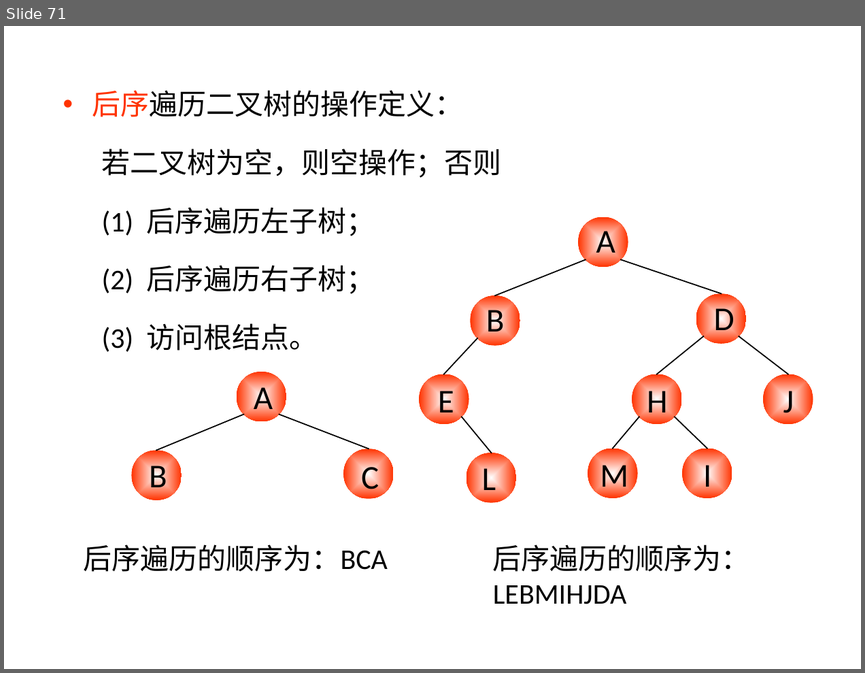
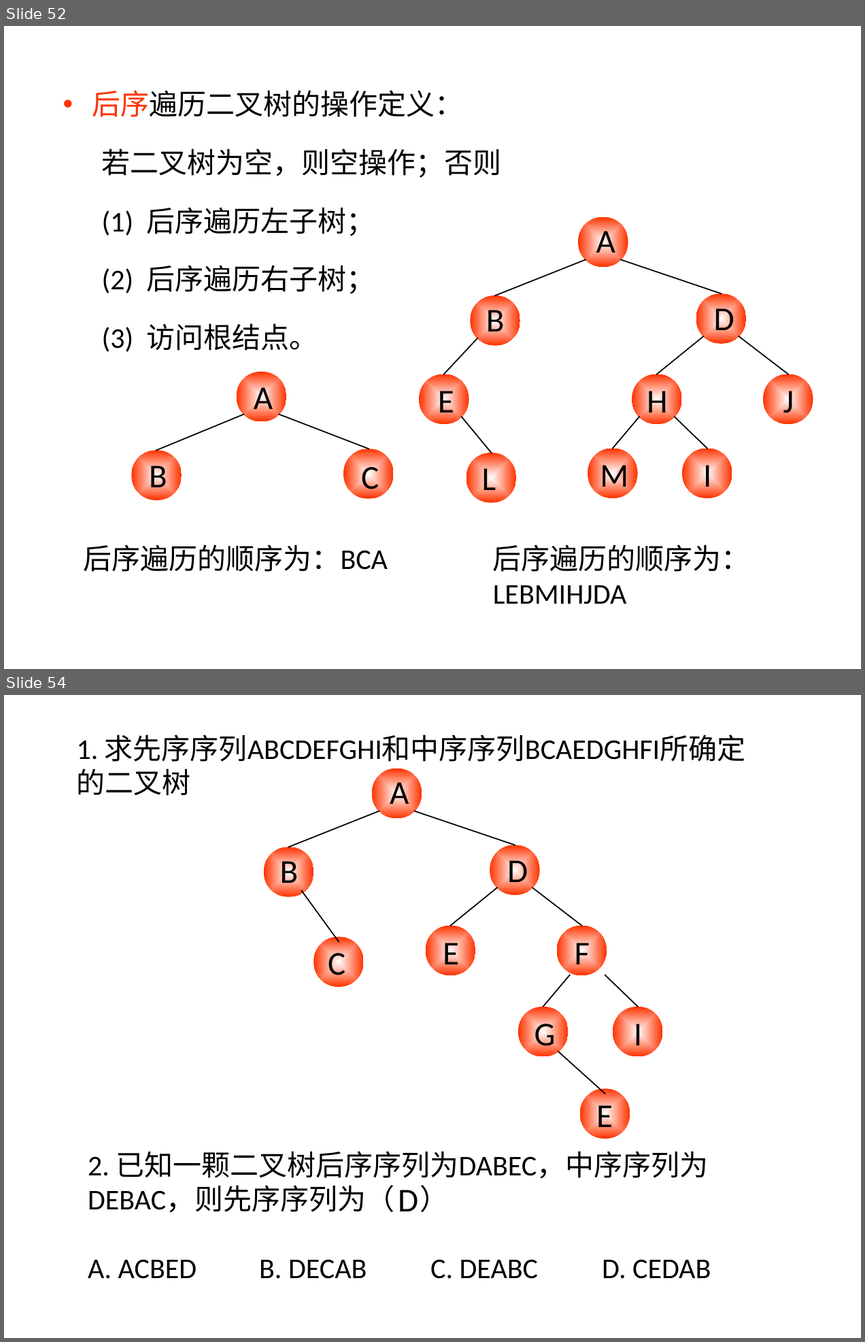
Before and after one commit to Gempittance/Data_Structur_Build, a slide deck: 数据结构PPT/ds6.pptx. Shown one above the other, each under a label of ours: slide 71 before the commit, slides 52 and 54 after it; the slides between them are not shown. The pictures are 865x673 and 865x1342 pixels, drawn with LibreOffice and Linux fonts; fonts in the diff are those of the drawing. Boxes give left, top, right and bottom in pixels: in the first picture for what was removed or moved away, otherwise in the second. Text is boxed around its words. In the diff, an @@ line names an element or a change of style, - is before the commit and + after.

```diff
--- a/数据结构PPT/ds6.pptx
+++ b/数据结构PPT/ds6.pptx
@@ slide 54 added at [4, 695, 861, 1338], background #FFFFFF @@
@@ text added at [77, 734, 745, 762], 24 pt, text #000000 @@
+1. 求先序序列ABCDEFGHI和中序序列BCAEDGHFI所确定的二叉树
@@ group added at [264, 768, 662, 1138]: 9 ellipses, 9 texts, 8 lines @@
+A
+B
+D
+E
+C
+E
+G
+I
+F
@@ text added at [88, 1151, 711, 1278], 24 pt, text #000000 @@
+2. 已知一颗二叉树后序序列为DABEC，中序序列为DEBAC，则先序序列为（ ）
+A. ACBED B. DECAB C. DEABC D. CEDAB
@@ text added at [398, 1189, 418, 1211], 28 pt, text #000000 @@
+D
@@ what was slide 71 is now slide 52 @@
```
Also in this commit, not shown: 20 slides changed, 16 other slides added.
